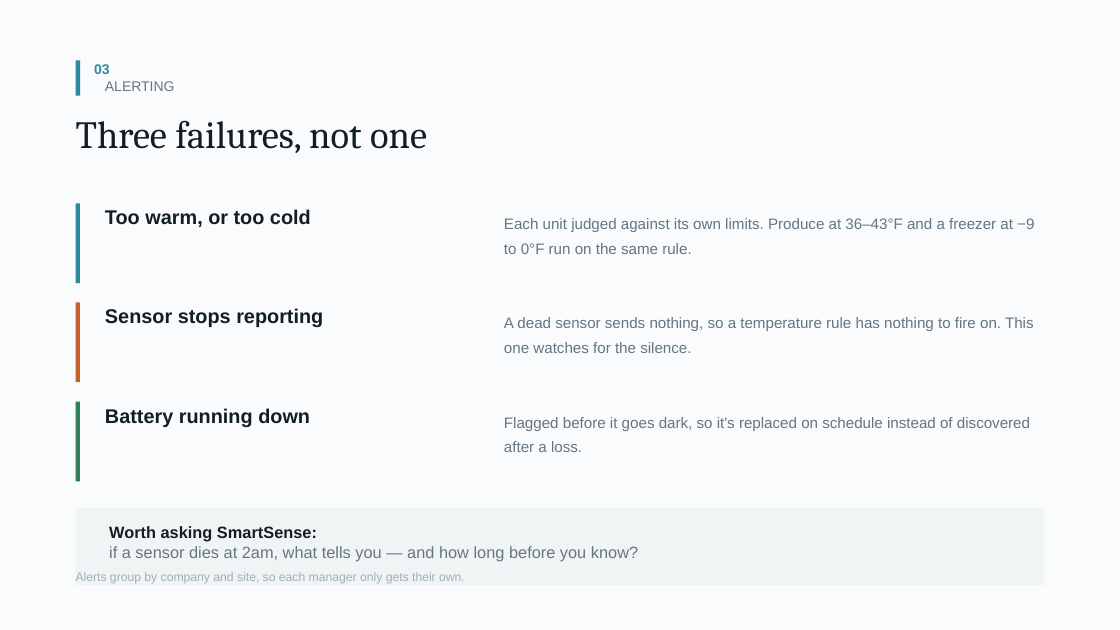
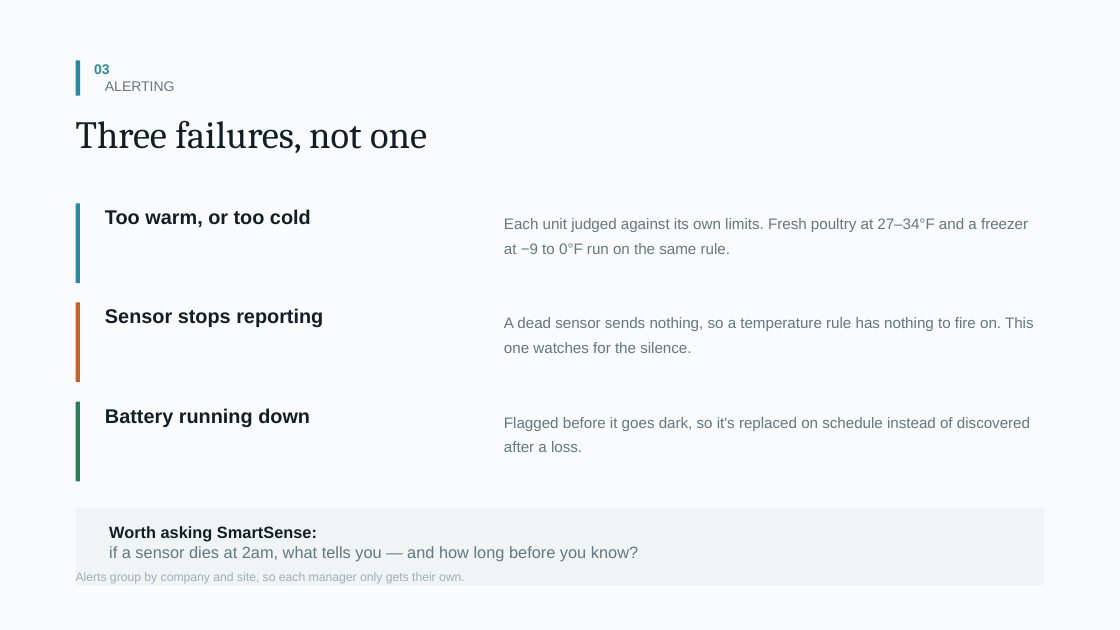
Before and after one commit to jjlavigne/lilygo_temp_sensor_backend, a slide deck: slide 4 of presentation/Fleet-Temperature-Monitoring.pptx. Drawn at 1120x630 pixels with LibreOffice and Linux fonts; fonts in the diff are those of the drawing. Boxes give left, top, right and bottom in pixels: in the first picture for what was removed or moved away, otherwise in the second. Text is boxed around its words. In the diff, an @@ line names an element or a change of style, - is before the commit and + after.

```diff
--- a/presentation/Fleet-Temperature-Monitoring.pptx
+++ b/presentation/Fleet-Temperature-Monitoring.pptx
@@ text at (x1=504, y1=218, x2=1028, y2=254): text changed @@
-Each unit judged against its own limits. Produce at 36–43°F and a freezer at −9 to 0°F run on the same rule.
+Each unit judged against its own limits. Fresh poultry at 27–34°F and a freezer at −9 to 0°F run on the same rule.
```
Also in this commit, not shown: 2 other slides changed, 2 other files.
